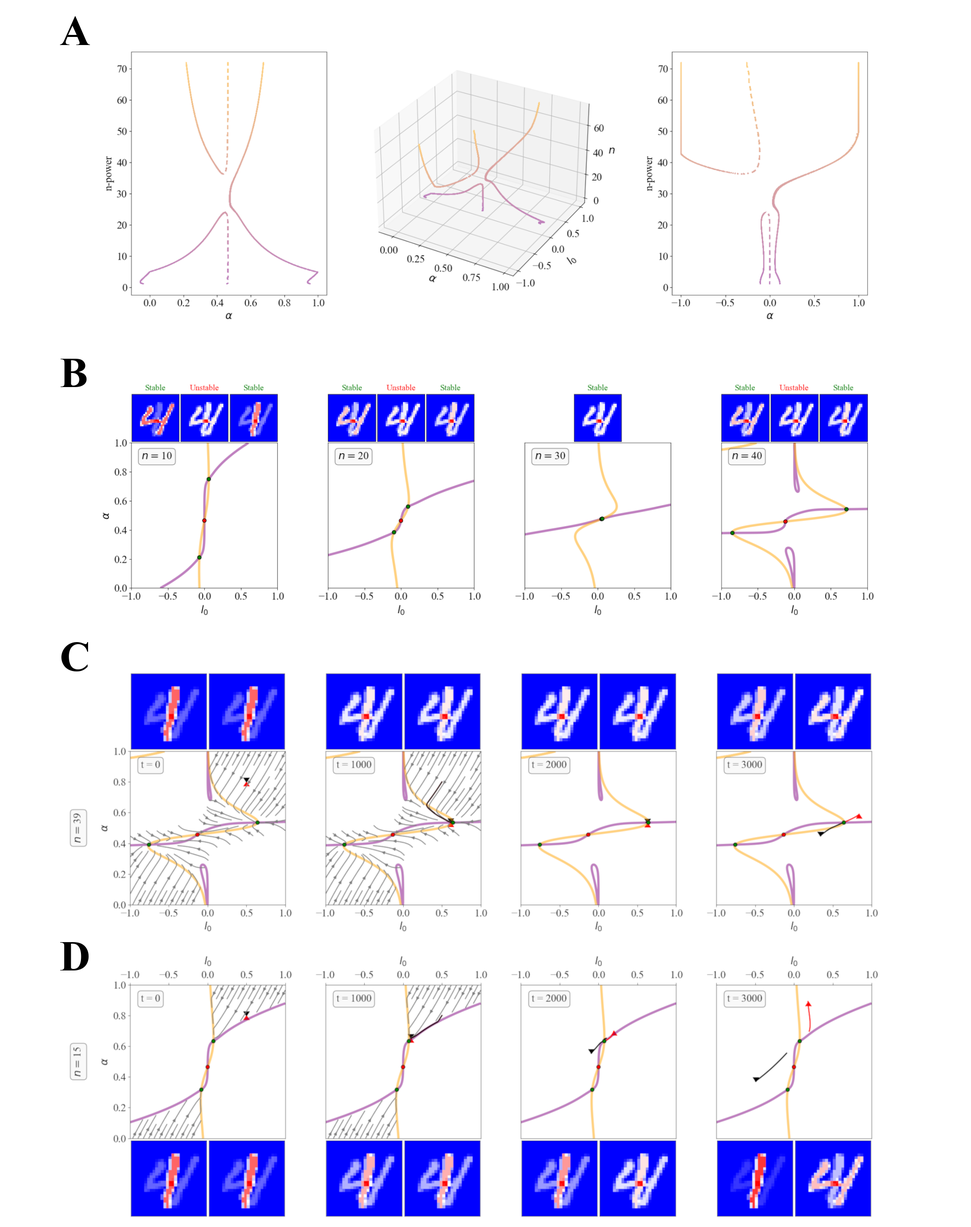
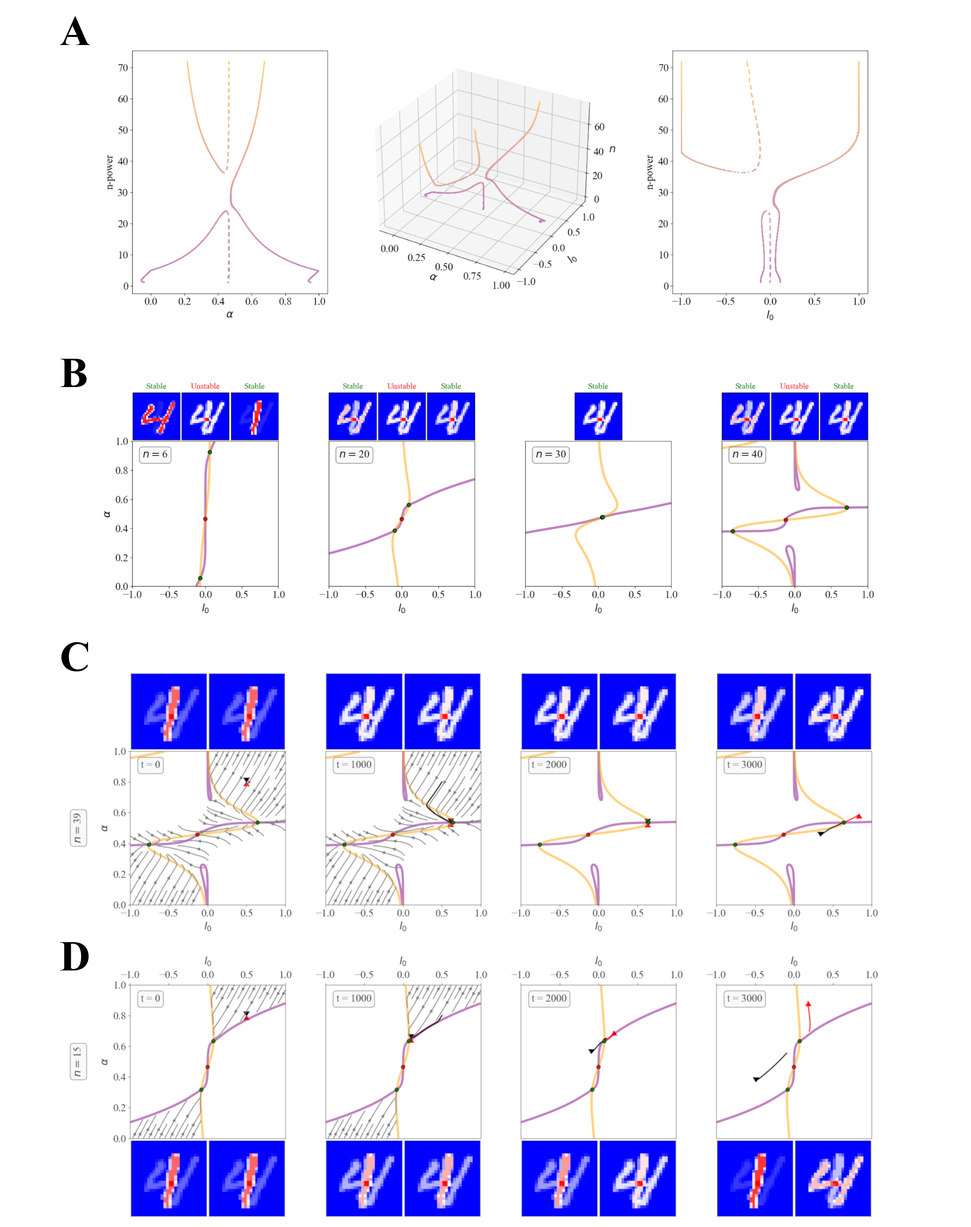
Layers edited between the first and the second (971, 1227) image:
painted on "Background" over [left=102, top=50, right=875, bottom=616]
